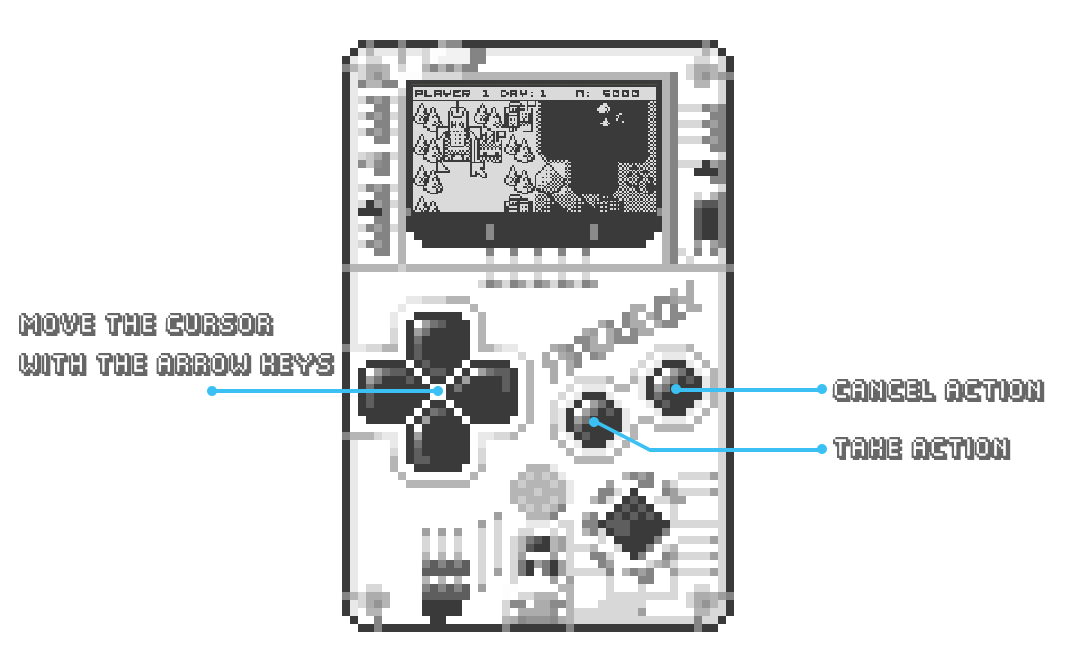
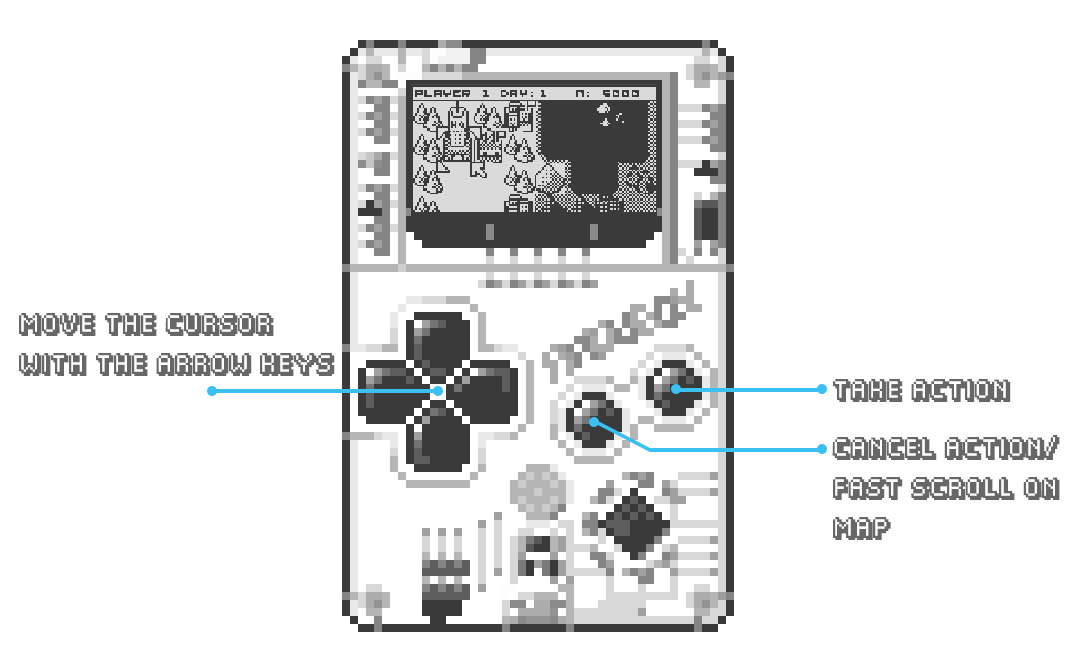
Comparing the layer stacks of the two 1076px x 672px images. Changes:
renamed "Cancel Action" to "Take Action", painted on it over box(832, 379, 1045, 402)
renamed "Take Action" to "Cancel Action/ Fast scroll on Map", painted on it over box(832, 435, 1060, 540)
